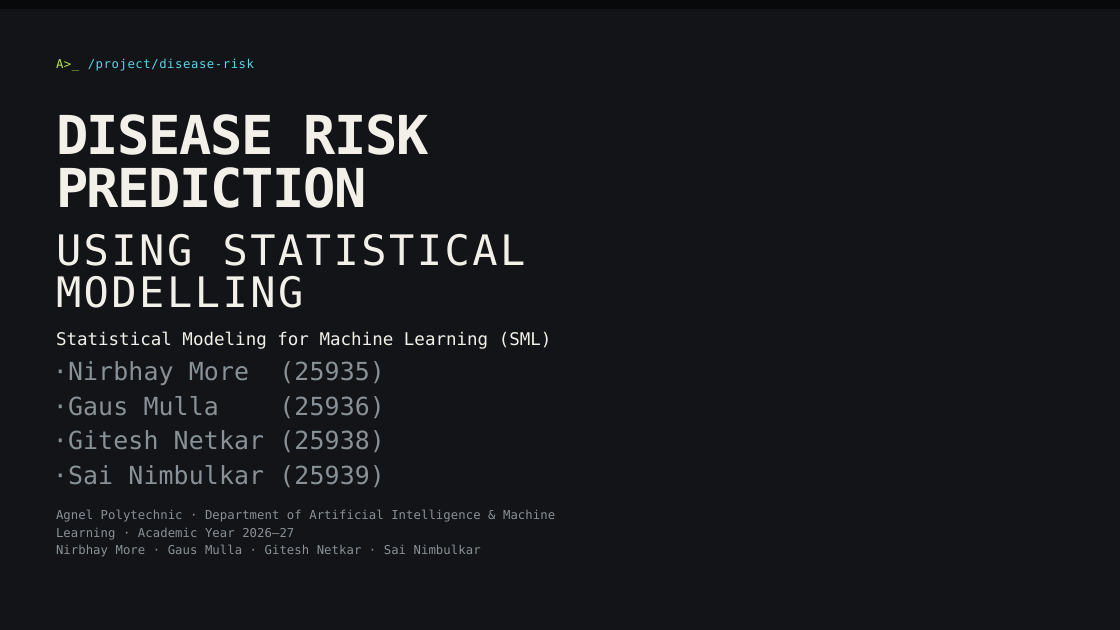
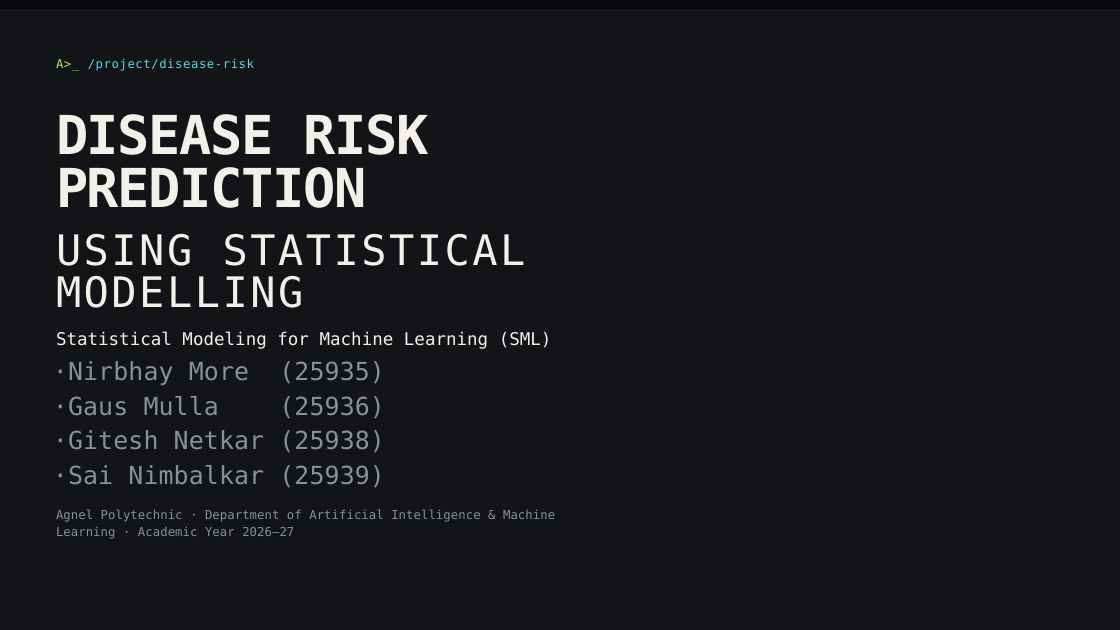
Before and after one commit to Nirbhay-2009/Disease-Risk-Prediction-Model, a slide deck: slide 1 of presentation/Disease-Risk-Prediction-Using-Statistical-Modelling.pptx_20260922_193957_0000.pptx. Drawn at 1120x630 pixels with LibreOffice and Linux fonts; fonts in the diff are those of the drawing. Boxes give left, top, right and bottom in pixels: in the first picture for what was removed or moved away, otherwise in the second. Text is boxed around its words. In the diff, an @@ line names an element or a change of style, - is before the commit and + after.

Commit message:
Updated the name of Sai Nimbalkar in PPT and report

```diff
--- a/presentation/Disease-Risk-Prediction-Using-Statistical-Modelling.pptx_20260922_193957_0000.pptx
+++ b/presentation/Disease-Risk-Prediction-Using-Statistical-Modelling.pptx_20260922_193957_0000.pptx
@@ text at box(53, 465, 385, 487): text changed @@
-·Sai Nimbulkar (25939)
+·Sai Nimbalkar (25939)
@@ text at box(56, 544, 481, 557): paragraph removed @@
-Nirbhay More · Gaus Mulla · Gitesh Netkar · Sai Nimbulkar
```
Also in this commit, not shown: 1 other slide changed.
